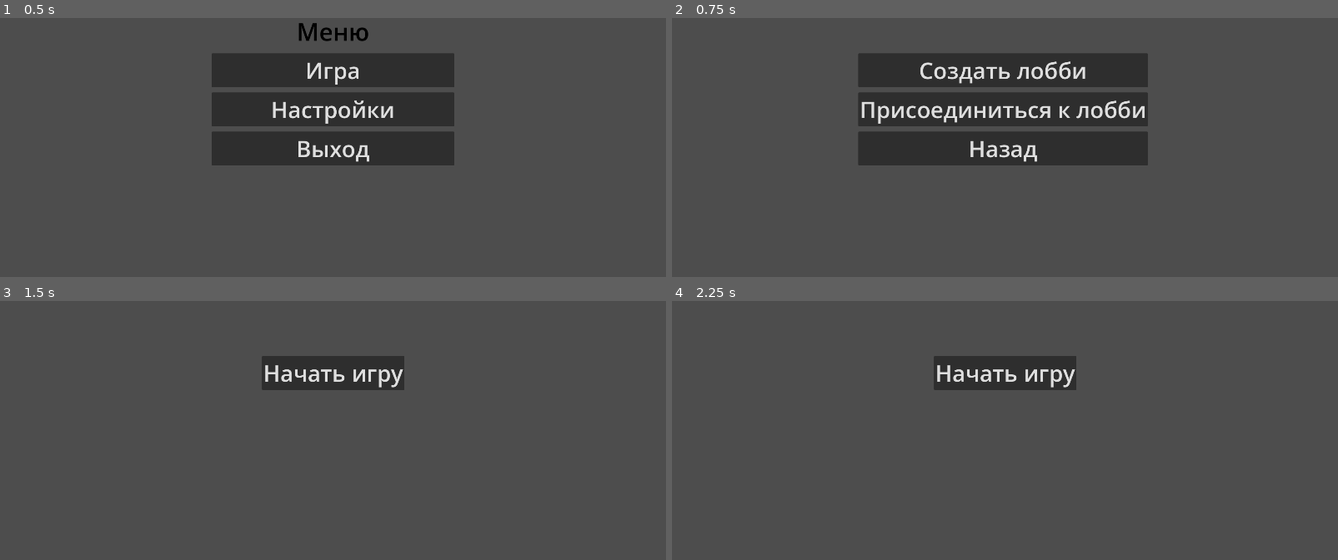
Above: before the commit, frames 1-4 (two rows, left to right).
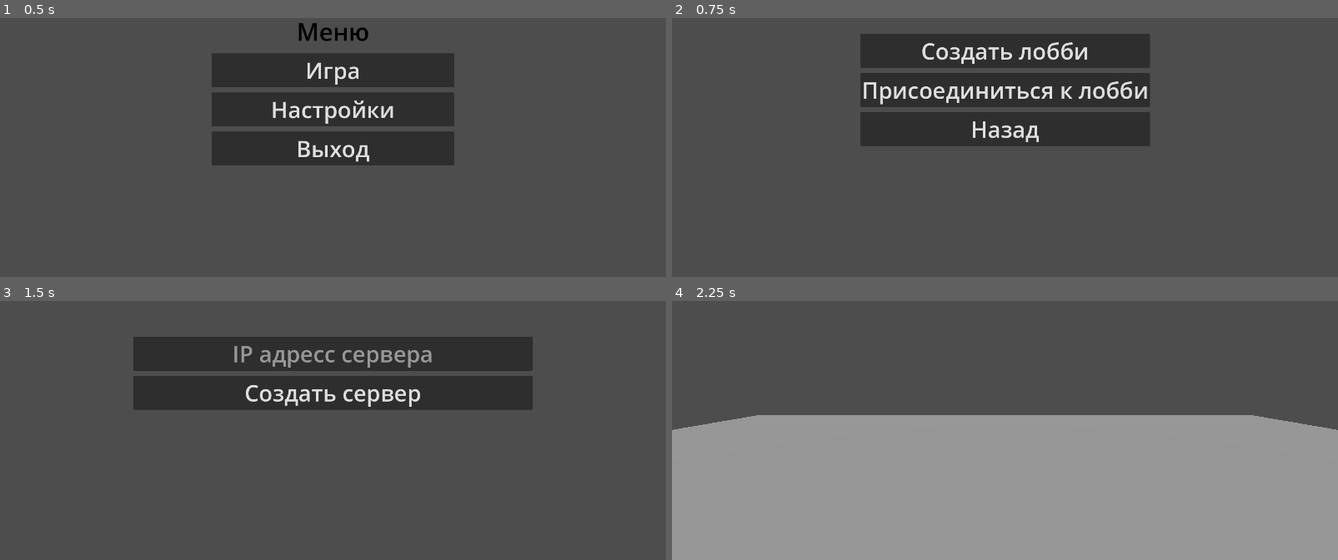
Above: after the commit, the same moments.

Repository: zZLerisZz/project-de
Game: Godot game, scene res://Scenes/main.tscn
The game is run twice, just before and just after one commit, with the same random seed, the same clock (stepped at 60 frames per second) and the same inputs.
Inputs (mouse positions are in pixels of both pictures, inside the frame that each line leads up to):
- Up to frame 1 (0.5 s): no input
- Up to frame 2 (0.75 s): click "Игра" at 0.5 s
- Up to frame 3 (1.5 s): click "Создать лобби" at 1.25 s
- Up to frame 4 (2.25 s): click (1005, 391) at 2 s, where only the run after the commit has a clickable "Создать сервер"

Frame 1 is identical in both runs. In frame 2, 12% of the frame differs, in the area x 28-72%, y 6-57%; in frame 3, 14%; in frame 4, 58%, in the area x 0-100%, y 21-100%.

Commit message:
Menus interfaces

Diff:
--- a/Scenes/Scripts/main.gd
+++ b/Scenes/Scripts/main.gd
@@ -1,9 +1,24 @@
 extends Node
 
 func _ready() -> void:
+	$MainMenuInterface.visible = true
 	$GameMenuInterface.visible = false
 	$SettingsMenuInterface.visible = false
-	$JoinCreateMenu.visible = false
+
+
+func _unhandled_input(event: InputEvent) -> void:
+	if Input.is_action_just_pressed("quit"):
+		if $MainMenuInterface.visible:
+			get_tree().quit()
+
+		if $GameMenuInterface.visible:
+			if $GameMenuInterface/ChooseMenu.visible:
+				$GameMenuInterface.visible = false
+				$MainMenuInterface.visible = true
+
+			if $GameMenuInterface/JoinCreateMenu.visible:
+				$GameMenuInterface/JoinCreateMenu.visible = false
+				$GameMenuInterface/ChooseMenu.visible = true
 
 
 func _on_exit_button_pressed() -> void:
@@ -12,7 +27,10 @@
 
 func _on_game_button_pressed() -> void:
 	$MainMenuInterface.visible = false
+
 	$GameMenuInterface.visible = true
+	$GameMenuInterface/ChooseMenu.visible = true
+	$GameMenuInterface/JoinCreateMenu.visible = false
 
 
 func _on_back_to_menu_button_pressed() -> void:
@@ -20,14 +38,25 @@
 	$GameMenuInterface.visible = false
 
 
-func _on_button_pressed() -> void:
+func _on_create_game_lobby_button_pressed() -> void:
+	$GameMenuInterface/ChooseMenu.visible = false
+
+	$GameMenuInterface/JoinCreateMenu.visible = true
+	$GameMenuInterface/JoinCreateMenu/CreateMenu.visible = true
+	$GameMenuInterface/JoinCreateMenu/JoinMenu.visible = false
+
+
+func _on_create_server_button_pressed() -> void:
 	var world_scene = load("res://Scenes/world.tscn").instantiate()
-	world_scene.ip_address = "1111"
-	#get_tree().change_scene_to_file("res://Scenes/world.tscn")
+	world_scene.ip_address = $GameMenuInterface/JoinCreateMenu/CreateMenu/MarginContainer/VBoxContainer/IPAdressLineEdit.text
 	get_tree().current_scene.queue_free()
 	get_tree().root.add_child(world_scene)
 	get_tree().current_scene = world_scene
 
-func _on_create_game_lobby_button_pressed() -> void:
-	$GameMenuInterface.visible = false
-	$JoinCreateMenu.visible = true
+
+func _on_join_game_lobby_button_pressed() -> void:
+	$GameMenuInterface/ChooseMenu.visible = false
+
+	$GameMenuInterface/JoinCreateMenu.visible = true
+	$GameMenuInterface/JoinCreateMenu/CreateMenu.visible = false
+	$GameMenuInterface/JoinCreateMenu/JoinMenu.visible = true
--- a/Scenes/main.tscn
+++ b/Scenes/main.tscn
@@ -6,6 +6,7 @@
 script = ExtResource("1_ppmuo")
 
 [node name="MainMenuInterface" type="Control" parent="."]
+visible = false
 layout_mode = 3
 anchors_preset = 15
 anchor_right = 1.0
@@ -61,82 +62,159 @@
 anchors_preset = 15
 anchor_right = 1.0
 anchor_bottom = 1.0
-offset_left = 606.0
-offset_top = 324.0
-offset_right = -606.0
-offset_bottom = -324.0
-grow_horizontal = 2
-grow_vertical = 2
-
-[node name="MarginContainer" type="MarginContainer" parent="GameMenuInterface"]
-layout_mode = 1
-anchors_preset = 15
-anchor_right = 1.0
-anchor_bottom = 1.0
-offset_left = -84.0
-offset_top = 95.0
-offset_right = 73.0
-offset_bottom = 17.0
-grow_horizontal = 2
-grow_vertical = 2
-theme_override_constants/margin_left = 15
-theme_override_constants/margin_top = 15
-theme_override_constants/margin_right = 15
-theme_override_constants/margin_bottom = 15
-
-[node name="VBoxContainer" type="VBoxContainer" parent="GameMenuInterface/MarginContainer"]
-layout_mode = 2
-theme_override_constants/separation = 15
-
-[node name="CreateGameLobbyButton" type="Button" parent="GameMenuInterface/MarginContainer/VBoxContainer"]
-layout_mode = 2
-theme_override_font_sizes/font_size = 65
-text = "Создать лобби"
-
-[node name="JoinGameLobbyButton" type="Button" parent="GameMenuInterface/MarginContainer/VBoxContainer"]
-layout_mode = 2
-theme_override_font_sizes/font_size = 65
-text = "Присоединиться к лобби"
-
-[node name="BackToMenuButton" type="Button" parent="GameMenuInterface/MarginContainer/VBoxContainer"]
-layout_mode = 2
-theme_override_font_sizes/font_size = 65
-text = "Назад"
-
-[node name="SettingsMenuInterface" type="Control" parent="."]
-layout_mode = 3
-anchors_preset = 15
-anchor_right = 1.0
-anchor_bottom = 1.0
-grow_horizontal = 2
-grow_vertical = 2
-
-[node name="JoinCreateMenu" type="Control" parent="."]
-layout_mode = 3
-anchors_preset = 15
-anchor_right = 1.0
-anchor_bottom = 1.0
-grow_horizontal = 2
-grow_vertical = 2
-
-[node name="Button" type="Button" parent="JoinCreateMenu"]
+grow_horizontal = 2
+grow_vertical = 2
+
+[node name="ChooseMenu" type="Control" parent="GameMenuInterface"]
+visible = false
+layout_mode = 1
+anchors_preset = 15
+anchor_right = 1.0
+anchor_bottom = 1.0
+grow_horizontal = 2
+grow_vertical = 2
+
+[node name="MarginContainer" type="MarginContainer" parent="GameMenuInterface/ChooseMenu"]
 layout_mode = 1
 anchors_preset = 8
 anchor_left = 0.5
 anchor_top = 0.5
 anchor_right = 0.5
 anchor_bottom = 0.5
-offset_left = -205.5
-offset_top = -49.0
-offset_right = 205.5
-offset_bottom = 49.0
-grow_horizontal = 2
-grow_vertical = 2
-theme_override_font_sizes/font_size = 65
-text = "Начать игру"
+offset_left = -432.5
+offset_top = -177.0
+offset_right = 432.5
+offset_bottom = 177.0
+grow_horizontal = 2
+grow_vertical = 2
+theme_override_constants/margin_left = 15
+theme_override_constants/margin_top = 15
+theme_override_constants/margin_right = 15
+theme_override_constants/margin_bottom = 15
+
+[node name="VBoxContainer" type="VBoxContainer" parent="GameMenuInterface/ChooseMenu/MarginContainer"]
+layout_mode = 2
+theme_override_constants/separation = 15
+
+[node name="CreateGameLobbyButton" type="Button" parent="GameMenuInterface/ChooseMenu/MarginContainer/VBoxContainer"]
+layout_mode = 2
+theme_override_font_sizes/font_size = 65
+text = "Создать лобби"
+
+[node name="JoinGameLobbyButton" type="Button" parent="GameMenuInterface/ChooseMenu/MarginContainer/VBoxContainer"]
+layout_mode = 2
+theme_override_font_sizes/font_size = 65
+text = "Присоединиться к лобби"
+
+[node name="BackToMenuButton" type="Button" parent="GameMenuInterface/ChooseMenu/MarginContainer/VBoxContainer"]
+layout_mode = 2
+theme_override_font_sizes/font_size = 65
+text = "Назад"
+
+[node name="JoinCreateMenu" type="Control" parent="GameMenuInterface"]
+layout_mode = 1
+anchors_preset = 15
+anchor_right = 1.0
+anchor_bottom = 1.0
+grow_horizontal = 2
+grow_vertical = 2
+
+[node name="CreateMenu" type="Control" parent="GameMenuInterface/JoinCreateMenu"]
+visible = false
+layout_mode = 1
+anchors_preset = 15
+anchor_right = 1.0
+anchor_bottom = 1.0
+grow_horizontal = 2
+grow_vertical = 2
+
+[node name="MarginContainer" type="MarginContainer" parent="GameMenuInterface/JoinCreateMenu/CreateMenu"]
+layout_mode = 1
+anchors_preset = 8
+anchor_left = 0.5
+anchor_top = 0.5
+anchor_right = 0.5
+anchor_bottom = 0.5
+offset_left = -591.0
+offset_top = -120.0
+offset_right = 591.0
+offset_bottom = 121.0
+grow_horizontal = 2
+grow_vertical = 2
+theme_override_constants/margin_left = 15
+theme_override_constants/margin_top = 15
+theme_override_constants/margin_right = 15
+theme_override_constants/margin_bottom = 15
+
+[node name="VBoxContainer" type="VBoxContainer" parent="GameMenuInterface/JoinCreateMenu/CreateMenu/MarginContainer"]
+layout_mode = 2
+theme_override_constants/separation = 15
+
+[node name="IPAdressLineEdit" type="LineEdit" parent="GameMenuInterface/JoinCreateMenu/CreateMenu/MarginContainer/VBoxContainer"]
+layout_mode = 2
+theme_override_font_sizes/font_size = 65
+placeholder_text = "IP адресс сервера"
+alignment = 1
+
+[node name="CreateServerButton" type="Button" parent="GameMenuInterface/JoinCreateMenu/CreateMenu/MarginContainer/VBoxContainer"]
+layout_mode = 2
+theme_override_font_sizes/font_size = 65
+text = "Создать сервер"
+
+[node name="JoinMenu" type="Control" parent="GameMenuInterface/JoinCreateMenu"]
+layout_mode = 1
+anchors_preset = 15
+anchor_right = 1.0
+anchor_bottom = 1.0
+grow_horizontal = 2
+grow_vertical = 2
+
+[node name="MarginContainer" type="MarginContainer" parent="GameMenuInterface/JoinCreateMenu/JoinMenu"]
+layout_mode = 1
+anchors_preset = 15
+anchor_right = 1.0
+anchor_bottom = 1.0
+grow_horizontal = 2
+grow_vertical = 2
+theme_override_constants/margin_left = 15
+theme_override_constants/margin_top = 15
+theme_override_constants/margin_right = 15
+theme_override_constants/margin_bottom = 15
+
+[node name="VBoxContainer" type="VBoxContainer" parent="GameMenuInterface/JoinCreateMenu/JoinMenu/MarginContainer"]
+layout_mode = 2
+size_flags_horizontal = 4
+size_flags_vertical = 4
+theme_override_constants/separation = 15
+
+[node name="IPAdressLineEdit" type="LineEdit" parent="GameMenuInterface/JoinCreateMenu/JoinMenu/MarginContainer/VBoxContainer"]
+layout_mode = 2
+theme_override_font_sizes/font_size = 65
+placeholder_text = "IP"
+alignment = 1
+
+[node name="PortLineEdit" type="LineEdit" parent="GameMenuInterface/JoinCreateMenu/JoinMenu/MarginContainer/VBoxContainer"]
+layout_mode = 2
+theme_override_font_sizes/font_size = 65
+placeholder_text = "Port"
+alignment = 1
+
+[node name="JoinButton" type="Button" parent="GameMenuInterface/JoinCreateMenu/JoinMenu/MarginContainer/VBoxContainer"]
+layout_mode = 2
+theme_override_font_sizes/font_size = 65
+text = "Подключиться"
+
+[node name="SettingsMenuInterface" type="Control" parent="."]
+layout_mode = 3
+anchors_preset = 15
+anchor_right = 1.0
+anchor_bottom = 1.0
+grow_horizontal = 2
+grow_vertical = 2
 
 [connection signal="pressed" from="MainMenuInterface/MarginContainer/VBoxContainer/GameButton" to="." method="_on_game_button_pressed"]
 [connection signal="pressed" from="MainMenuInterface/MarginContainer/VBoxContainer/ExitButton" to="." method="_on_exit_button_pressed"]
-[connection signal="pressed" from="GameMenuInterface/MarginContainer/VBoxContainer/CreateGameLobbyButton" to="." method="_on_create_game_lobby_button_pressed"]
-[connection signal="pressed" from="GameMenuInterface/MarginContainer/VBoxContainer/BackToMenuButton" to="." method="_on_back_to_menu_button_pressed"]
-[connection signal="pressed" from="JoinCreateMenu/Button" to="." method="_on_button_pressed"]
+[connection signal="pressed" from="GameMenuInterface/ChooseMenu/MarginContainer/VBoxContainer/CreateGameLobbyButton" to="." method="_on_create_game_lobby_button_pressed"]
+[connection signal="pressed" from="GameMenuInterface/ChooseMenu/MarginContainer/VBoxContainer/JoinGameLobbyButton" to="." method="_on_join_game_lobby_button_pressed"]
+[connection signal="pressed" from="GameMenuInterface/ChooseMenu/MarginContainer/VBoxContainer/BackToMenuButton" to="." method="_on_back_to_menu_button_pressed"]
+[connection signal="pressed" from="GameMenuInterface/JoinCreateMenu/CreateMenu/MarginContainer/VBoxContainer/CreateServerButton" to="." method="_on_create_server_button_pressed"]
--- a/project.godot
+++ b/project.godot
@@ -58,3 +58,23 @@
 "events": [Object(InputEventKey,"resource_local_to_scene":false,"resource_name":"","device":-1,"window_id":0,"alt_press …(195 unchanged characters)…
 ]
 }
+run={
+"deadzone": 0.5,
+"events": [Object(InputEventKey,"resource_local_to_scene":false,"resource_name":"","device":-1,"window_id":0,"alt_pressed":false,"shift_pressed":false,"ctrl_pressed":false,"meta_pressed":false,"pressed":false,"keycode":0,"physical_keycode":4194325,"key_label":0,"unicode":0,"location":0,"echo":false,"script":null)
+]
+}
+seat_down={
+"deadzone": 0.5,
+"events": [Object(InputEventKey,"resource_local_to_scene":false,"resource_name":"","device":-1,"window_id":0,"alt_pressed":false,"shift_pressed":false,"ctrl_pressed":false,"meta_pressed":false,"pressed":false,"keycode":0,"physical_keycode":4194326,"key_label":0,"unicode":0,"location":0,"echo":false,"script":null)
+]
+}
+step_move={
+"deadzone": 0.5,
+"events": [Object(InputEventKey,"resource_local_to_scene":false,"resource_name":"","device":-1,"window_id":0,"alt_pressed":false,"shift_pressed":false,"ctrl_pressed":false,"meta_pressed":false,"pressed":false,"keycode":0,"physical_keycode":67,"key_label":0,"unicode":99,"location":0,"echo":false,"script":null)
+]
+}
+ability_use={
+"deadzone": 0.5,
+"events": [Object(InputEventKey,"resource_local_to_scene":false,"resource_name":"","device":-1,"window_id":0,"alt_pressed":false,"shift_pressed":false,"ctrl_pressed":false,"meta_pressed":false,"pressed":false,"keycode":0,"physical_keycode":69,"key_label":0,"unicode":101,"location":0,"echo":false,"script":null)
+]
+}
